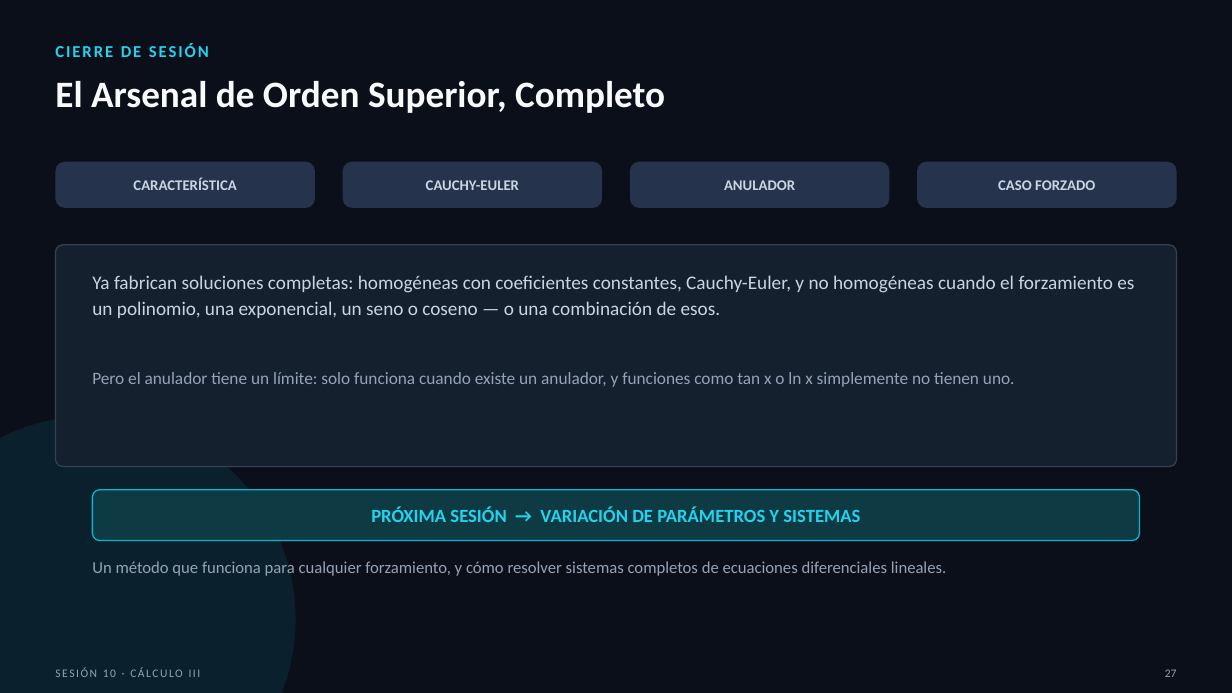
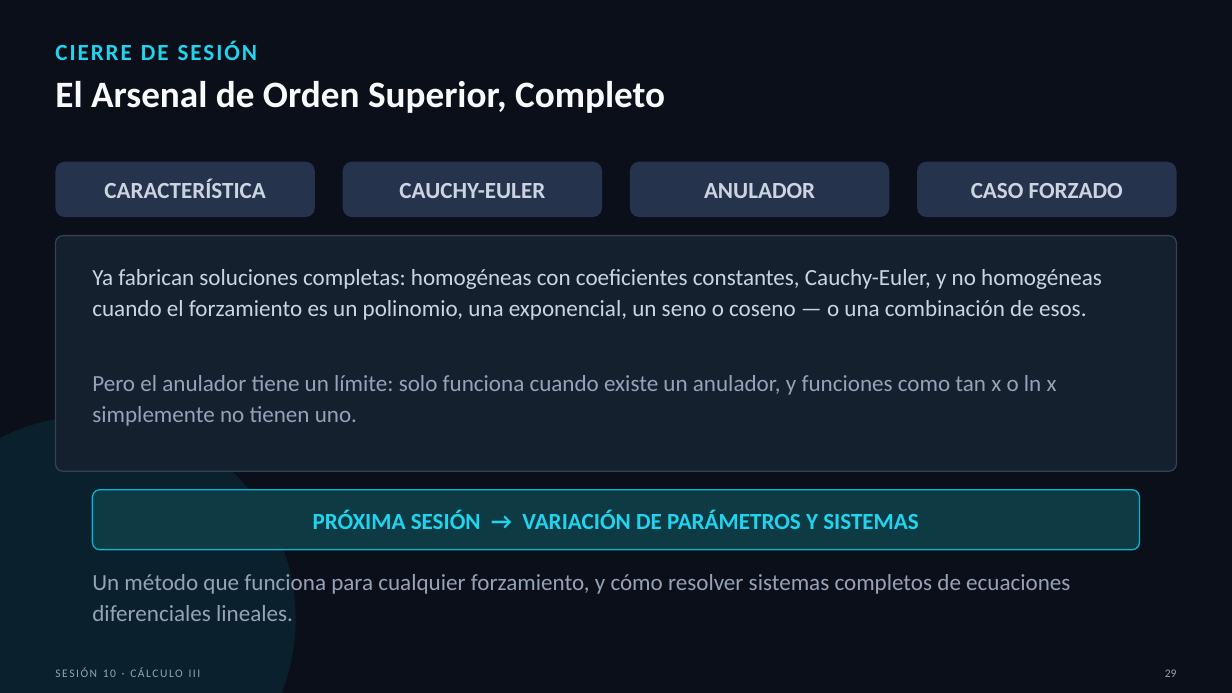
Before and after one commit to SernaEd/FirmsSimulationClass, a slide deck: slide 29 of sesion10/Sesion10_Metodos_de_Solucion.pptx (slide 27 before the commit). Drawn at 1232x693 pixels with LibreOffice and Linux fonts; fonts in the diff are those of the drawing. Boxes give left, top, right and bottom in pixels: in the first picture for what was removed or moved away, otherwise in the second. Text is boxed around its words. In the diff, an @@ line names an element or a change of style, - is before the commit and + after.

```diff
--- a/sesion10/Sesion10_Metodos_de_Solucion.pptx
+++ b/sesion10/Sesion10_Metodos_de_Solucion.pptx
@@ text "CIERRE DE SESIÓN" at (x1=55, y1=40, x2=257, y2=60): size 13 to 18 pt @@
@@ rounded rectangle resized from (x1=55, y1=162, x2=315, y2=208) to (x1=55, y1=162, x2=315, y2=217) @@
@@ rounded rectangle resized from (x1=343, y1=162, x2=603, y2=208) to (x1=343, y1=162, x2=603, y2=217) @@
@@ rounded rectangle resized from (x1=630, y1=162, x2=890, y2=208) to (x1=630, y1=162, x2=890, y2=217) @@
@@ size 11.5 to 18 pt in 4 elements at (x1=104, y1=179, x2=266, y2=198), (x1=399, y1=183, x2=545, y2=198), (x1=704, y1=183, x2=815, y2=198), (x1=971, y1=183, x2=1123, y2=198) @@
@@ proportions changed in 6 elements at (x1=55, y1=236, x2=1177, y2=471), (x1=92, y1=490, x2=1140, y2=550), (x1=55, y1=162, x2=315, y2=217), (x1=343, y1=162, x2=603, y2=217), (x1=630, y1=162, x2=890, y2=217), (x1=917, y1=162, x2=1177, y2=217) @@
@@ rounded rectangle resized from (x1=917, y1=162, x2=1177, y2=208) to (x1=917, y1=162, x2=1177, y2=217) @@
@@ rounded rectangle resized from (x1=55, y1=245, x2=1177, y2=467) to (x1=55, y1=236, x2=1177, y2=471) @@
@@ text "Ya fabrican soluciones completas: homogéneas ..." at (x1=92, y1=269, x2=1102, y2=320): size 15 to 18 pt @@
@@ text "Pero el anulador tiene un ..." at (x1=92, y1=375, x2=1057, y2=426): size 13.5 to 18 pt @@
@@ text "PRÓXIMA SESIÓN → VARIACIÓN DE ..." at (x1=313, y1=509, x2=918, y2=529): size 14.5 to 18 pt @@
@@ rounded rectangle resized from (x1=92, y1=490, x2=1140, y2=541) to (x1=92, y1=490, x2=1140, y2=550) @@
@@ text "Un método que funciona para ..." at (x1=92, y1=574, x2=1070, y2=621): size 13 to 18 pt @@
@@ text "Un método que funciona para ..." moved from (x1=92, y1=561, x2=946, y2=576) to (x1=92, y1=574, x2=1070, y2=621) @@
```
Also in this commit, not shown: 26 other slides changed, 2 slides added, 2 other files.
